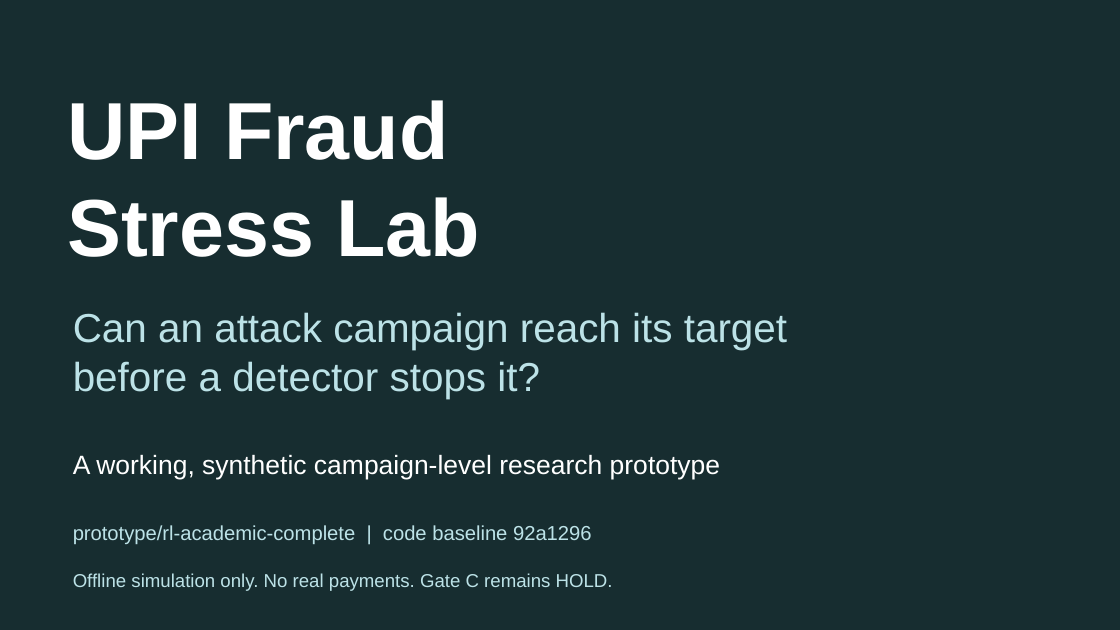
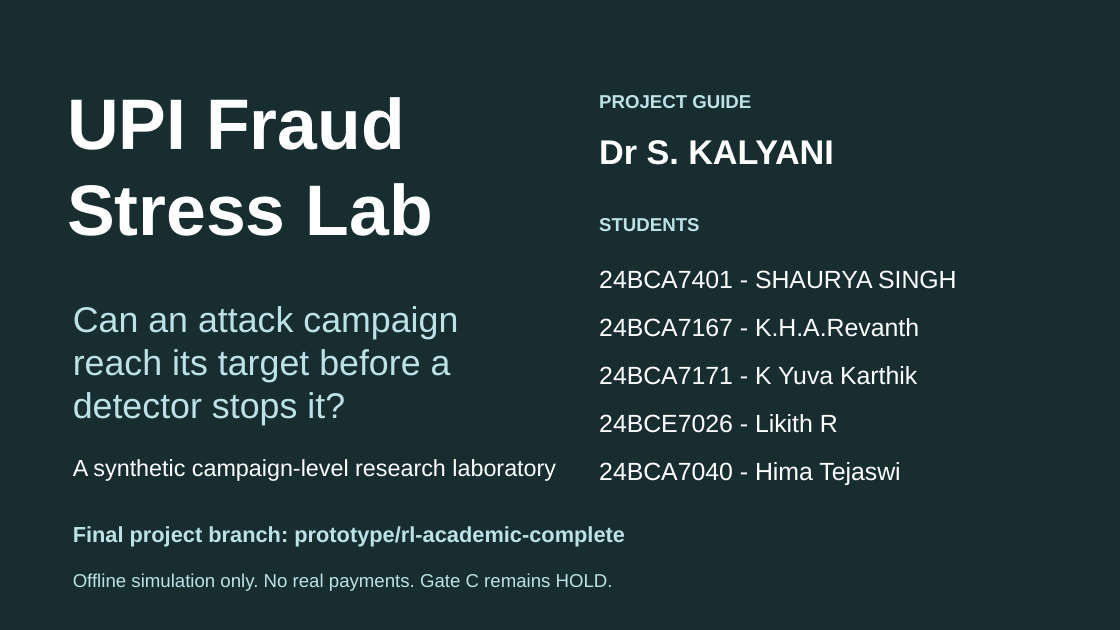
Before and after one commit to YuvakarthikKoduri/Campaign-Level-Adversarial-Stress-Testing-of-UPI-Fraud-Detection-Systems, a slide deck: slide 1 of research/review_materials/UPI_PROTOTYPE_FACULTY_8_SLIDES.pptx. Drawn at 1120x630 pixels with LibreOffice and Linux fonts; fonts in the diff are those of the drawing. Boxes give left, top, right and bottom in pixels: in the first picture for what was removed or moved away, otherwise in the second. Text is boxed around its words. In the diff, an @@ line names an element or a change of style, - is before the commit and + after.

Commit message:
docs: add faculty team and terminal results to final prototype slides

```diff
--- a/research/review_materials/UPI_PROTOTYPE_FACULTY_8_SLIDES.pptx
+++ b/research/review_materials/UPI_PROTOTYPE_FACULTY_8_SLIDES.pptx
@@ text "UPI Fraud" at (67,97,433,236): size 52 to 46 pt @@
@@ text added at (599,95,751,108), 12 pt, text #BCE2E7, bold @@
+PROJECT GUIDE
@@ text added at (599,140,833,165), 22 pt, text #FFFFFF, bold @@
+Dr S. KALYANI
@@ text added at (599,218,699,231), 12 pt, text #BCE2E7, bold @@
+STUDENTS
@@ text added at (599,270,957,289), 16 pt, text #FFFFFF @@
+24BCA7401 - SHAURYA SINGH
@@ text at (73,306,458,425): text changed; size 26 to 23 pt @@
-Can an attack campaign reach its target
-before a detector stops it?
+Can an attack campaign
+reach its target before a
+detector stops it?
@@ text added at (599,318,919,337), 16 pt, text #FFFFFF @@
+24BCA7167 - K.H.A.Revanth
@@ text added at (599,366,917,385), 16 pt, text #FFFFFF @@
+24BCA7171 - K Yuva Karthik
@@ text added at (599,414,838,433), 16 pt, text #FFFFFF @@
+24BCE7026 - Likith R
@@ text at (73,459,556,481): text changed; size 17 to 15 pt @@
-A working, synthetic campaign-level research prototype
+A synthetic campaign-level research laboratory
@@ text added at (599,462,900,485), 16 pt, text #FFFFFF @@
+24BCA7040 - Hima Tejaswi
@@ text at (73,526,625,547): text changed; size 13 to 14 pt; bold on @@
-prototype/rl-academic-complete | code baseline 92a1296
+Final project branch: prototype/rl-academic-complete
```
Also in this commit, not shown: 3 other slides changed, 2 slides added, 2 slides removed, 12 other files.
